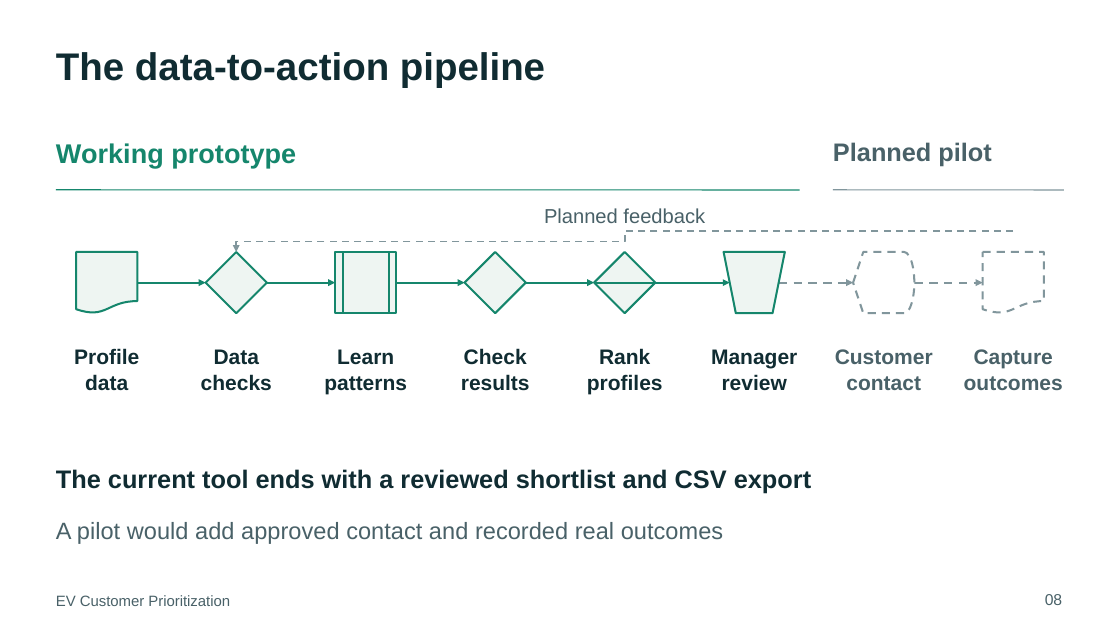
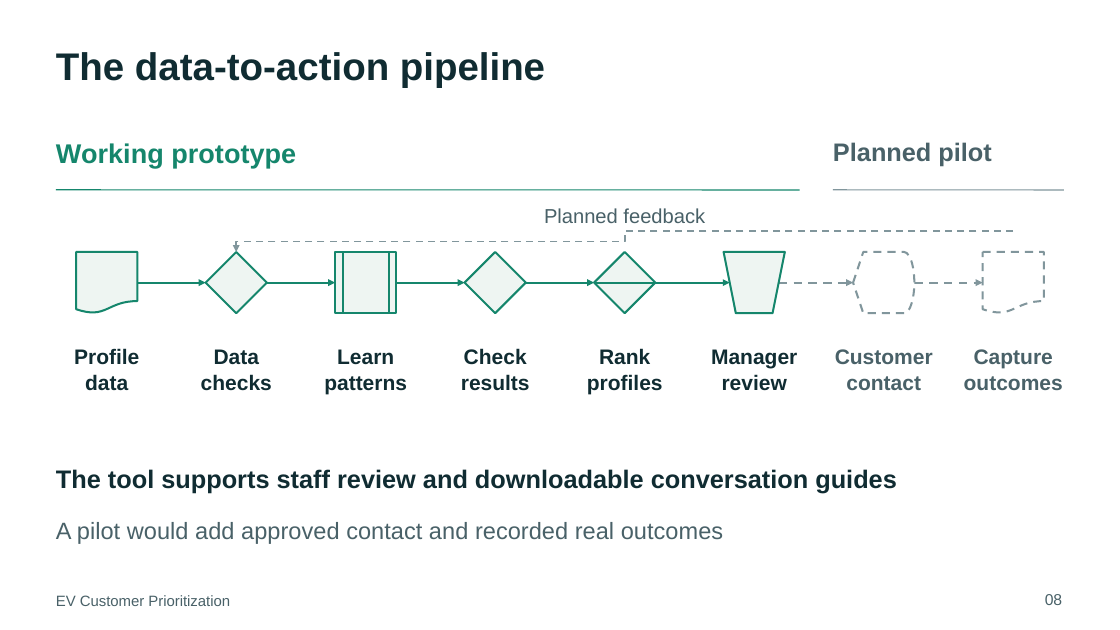
Before and after one commit to Nuquynhchaunguyen/ev-customer-prioritization, a slide deck: slide 8 of docs/P1_edit/EV_Customer_Prioritization_Stakeholder_Presentation.pptx. Drawn at 1120x630 pixels with LibreOffice and Linux fonts; fonts in the diff are those of the drawing. Boxes give left, top, right and bottom in pixels: in the first picture for what was removed or moved away, otherwise in the second. Text is boxed around its words. In the diff, an @@ line names an element or a change of style, - is before the commit and + after.

Commit message:
Add editable customer conversation guides and shortlist exports

```diff
--- a/docs/P1_edit/EV_Customer_Prioritization_Stakeholder_Presentation.pptx
+++ b/docs/P1_edit/EV_Customer_Prioritization_Stakeholder_Presentation.pptx
@@ text at box(56, 469, 897, 493): text changed @@
-The current tool ends with a reviewed shortlist and CSV export
+The tool supports staff review and downloadable conversation guides
```
Also in this commit, not shown: 3 other slides changed, 8 other files.
